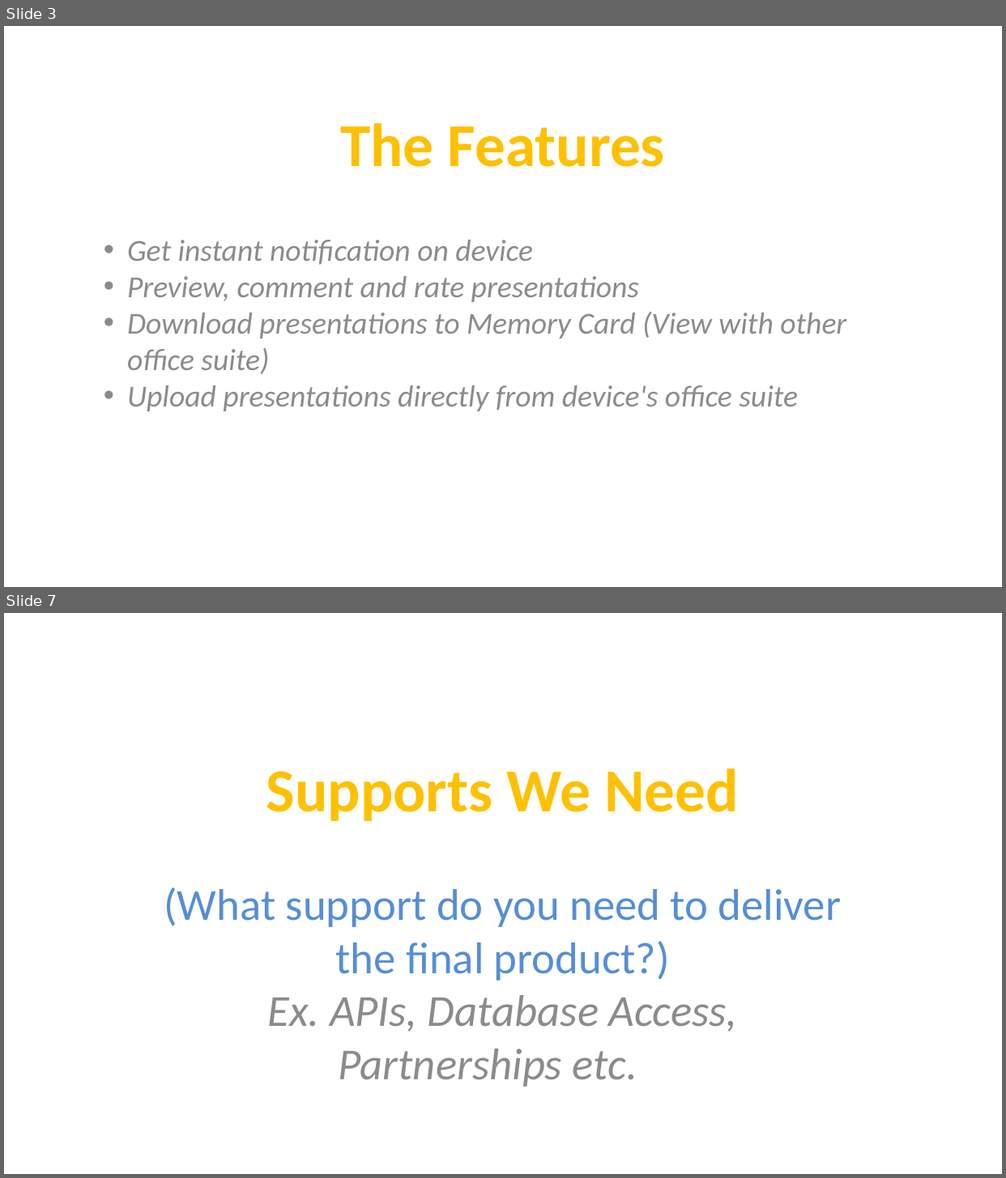
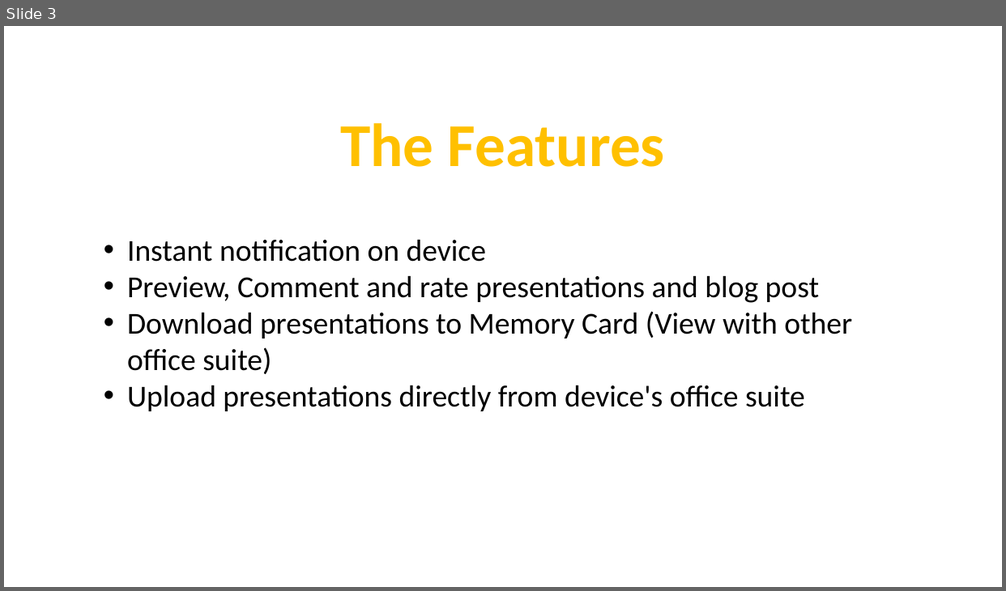
Before and after one commit to ServiceInnovationCamp/Group4, a slide deck: 4-ShikkhokBatayon.pptx. Shown one above the other, each under a label of ours: slides 3 and 7 before the commit, slide 3 after it; the slides between them are not shown. The pictures are 1006x1178 and 1006x591 pixels, drawn with LibreOffice and Linux fonts; fonts in the diff are those of the drawing; background and template pictures are left out. Boxes give left, top, right and bottom in pixels: in the first picture for what was removed or moved away, otherwise in the second. Text is boxed around its words. In the diff, an @@ line names an element or a change of style, - is before the commit and + after.

```diff
--- a/4-ShikkhokBatayon.pptx
+++ b/4-ShikkhokBatayon.pptx
@@ slide 7 removed at box(4, 613, 1002, 1174), background picture (left out) @@
@@ text removed at box(266, 769, 739, 821) @@
-Supports We Need
@@ text removed at box(164, 888, 842, 1087) @@
-(What support do you need to deliver the final product?)
-Ex. APIs, Database Access, Partnerships etc.
@@ slide 3 changed as well @@
@@ text at box(127, 240, 819, 303): text changed; text colour #8B8B8B to #000000; italic off @@
-• Get instant notification on device
-• Preview, comment and rate presentations
+• Instant notification on device
+• Preview, Comment and rate presentations and blog post
@@ text at box(127, 311, 852, 412): text colour #8B8B8B to #000000, italic off in "Download presentations to Memory Card (View with ...", "Upload presentations directly from device's office suite" @@
```
Also in this commit, not shown: 2 other slides changed, 9 slides added, 4 other slides removed, 5 other files.
